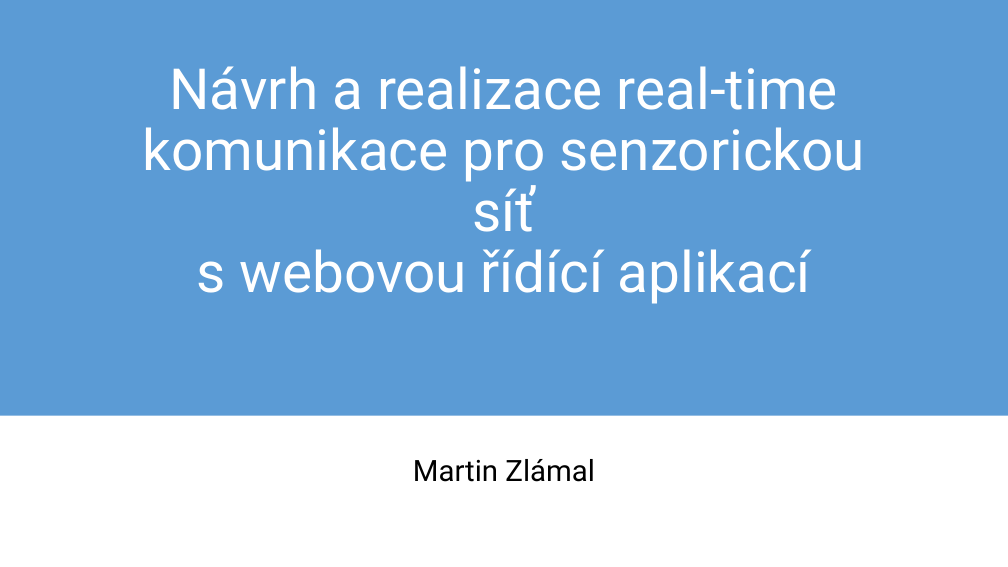
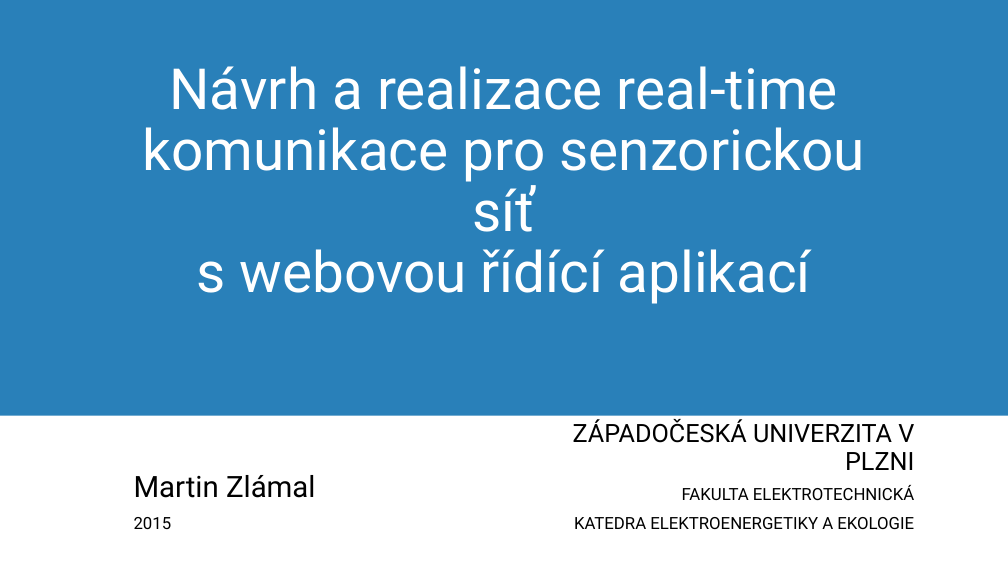
Before and after one commit to mrtnzlml-archive/Real-time-WS, a slide deck: slide 1 of obhajoba.pptx. Drawn at 1008x567 pixels with LibreOffice and Linux fonts; fonts in the diff are those of the drawing; background and template pictures are left out. Boxes give left, top, right and bottom in pixels: in the first picture for what was removed or moved away, otherwise in the second. Text is boxed around its words. In the diff, an @@ line names an element or a change of style, - is before the commit and + after.

```diff
--- a/obhajoba.pptx
+++ b/obhajoba.pptx
@@ rectangle at (x1=0, y1=0, x2=1008, y2=416): fill #5B9BD5 to #2980B9 @@
@@ text added at (x1=573, y1=420, x2=914, y2=529), 16 pt, text #000000 @@
+ZÁPADOČESKÁ UNIVERZITA V PLZNI
+FAKULTA ELEKTROTECHNICKÁ
+KATEDRA ELEKTROENERGETIKY A EKOLOGIE
@@ subtitle at (x1=134, y1=475, x2=316, y2=498): alignment centre to left @@
@@ subtitle at (x1=134, y1=517, x2=172, y2=529): paragraph added @@
+2015
```
Also in this commit, not shown: 7 other slides changed, 4 slides added, 1 other file.
